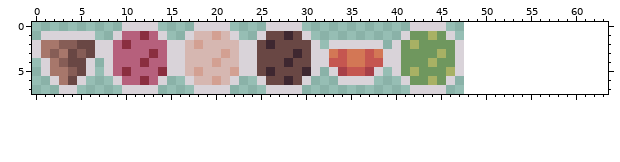
One commit to this pixel-art file: Items/Ingredient/Ingredients/ingredients.aseprite. Above: the version before the commit.
48x8 pixels, 1 frame. The old version is drawn lined up with the new one, on the new canvas.
Now the later version:
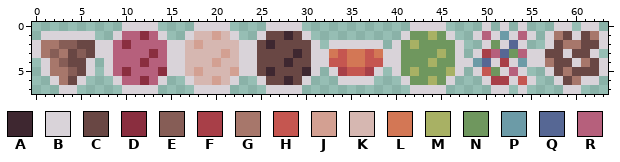
Palette (. is transparent): A #3e2730  B #d9d3d9  C #694744  D #8a2e3f  E #865d56  F #a83f48  G #a7776b  H #c55650  J #d3a092  K #d6b7b1  L #d37755  M #a8b164  N #6f975e  P #6c9ba7  Q #566794  R #b6607c
From old to new:
{"change": "canvas 48x8 -> 64x8"}
{"y":0,"x":50,"old":".","new":"B"}
{"y":0,"x":52,"old":".","new":"B"}
{"y":0,"x":54,"old":".","new":"B"}
{"y":0,"x":58,"old":"..","new":"BB"}
{"y":0,"x":61,"old":"..","new":"BB"}
{"y":1,"x":49,"old":".......","new":"BRBPBRB"}
{"y":1,"x":57,"old":".......","new":"BGCBCGB"}
{"y":2,"x":50,"old":".....","new":"BNBQB"}
{"y":2,"x":57,"old":".......","new":"BCGGCCB"}
{"y":3,"x":49,"old":"..............","new":"BFRQNRBBCCBCCB"}
{"y":4,"x":48,"old":"................","new":"BPQBFBPBBGCCBGCB"}
{"y":5,"x":49,"old":"......","new":"BHNBRB"}
{"y":5,"x":57,"old":".......","new":"BCGCCCB"}
{"y":6,"x":50,"old":"......","new":"BFFBHB"}
{"y":6,"x":58,"old":".....","new":"BCGBB"}
{"y":7,"x":51,"old":"..","new":"BB"}
{"y":7,"x":54,"old":".","new":"B"}
{"y":7,"x":59,"old":"..","new":"BB"}
{"label":"added","picture_box":[464,22,608,94]}
